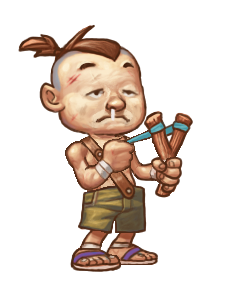
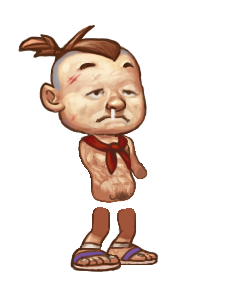
Two versions of the same layered image (w=232, h=291). Layer-by-layer changes:
hid "16" over [83, 158, 114, 191]
hid "17" over [100, 136, 135, 173]
hid "15" over [65, 141, 98, 190]
hid "18" over [78, 136, 147, 234]
painted on "20" over [80, 133, 132, 177]
hid "22" over [151, 156, 183, 193]
hid "24" over [135, 111, 193, 198]
hid "31" over [115, 128, 157, 153]
hid "25" over [135, 162, 166, 181]
